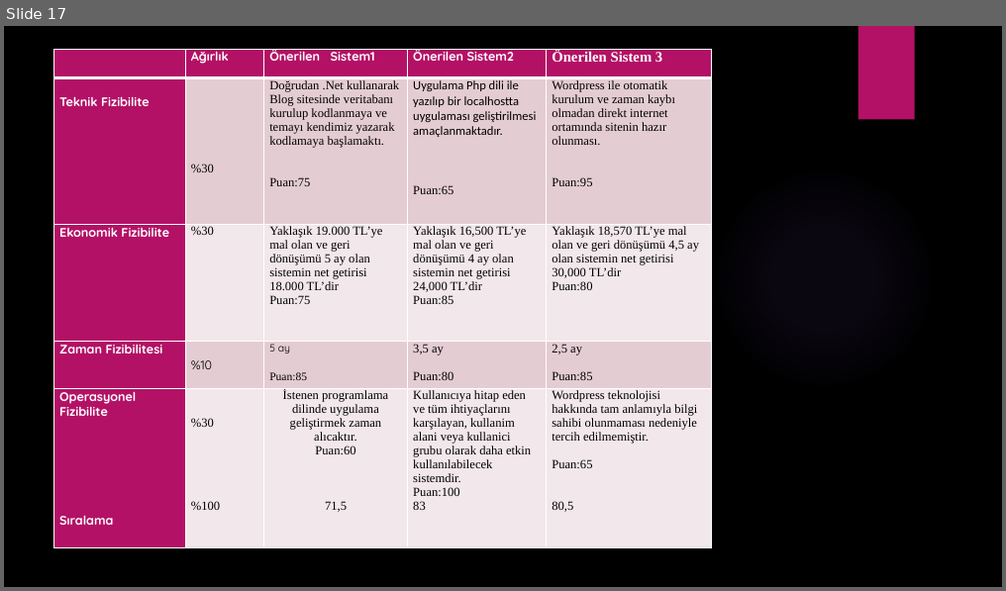
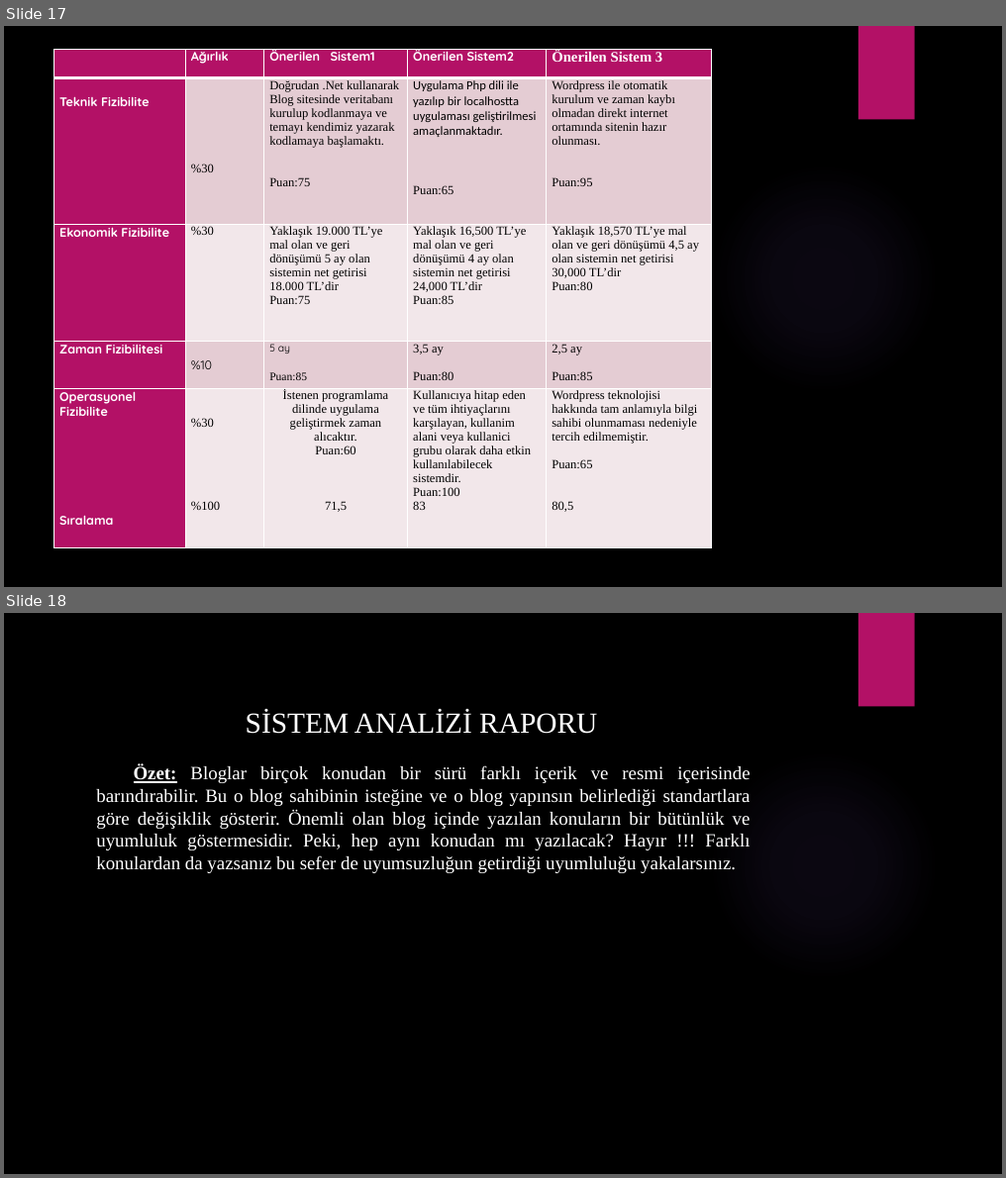
Before and after one commit to ekaraman89/Sistem-Analiz-ve-Tasar-m-, a slide deck: Sistem Analizi ve Tasarımı 1. Sunum.pptx. Shown one above the other, each under a label of ours: slide 17 before the commit, slides 17 and 18 after it. The pictures are 1006x591 and 1006x1178 pixels, drawn with LibreOffice and Linux fonts; fonts in the diff are those of the drawing; background and template pictures are left out. Boxes give left, top, right and bottom in pixels: in the first picture for what was removed or moved away, otherwise in the second. Text is boxed around its words. In the diff, an @@ line names an element or a change of style, - is before the commit and + after.

```diff
--- a/Sistem Analizi ve Tasarımı 1. Sunum.pptx
+++ b/Sistem Analizi ve Tasarımı 1. Sunum.pptx
@@ slide 18 added at [4,613,1002,1174], background picture (left out); not listed: 2 template elements that a slide beside it also shows @@
@@ text added at [96,710,750,873], 18 pt, text #FFFFFF @@
+SİSTEM ANALİZİ RAPORU
+Özet: Bloglar birçok konudan bir sürü farklı içerik ve resmi içerisinde barındırabilir. Bu o blog sahibinin isteğine ve o blog yapınsın belirlediği standartlara göre değişiklik gösterir. Önemli olan blog içinde yazılan konuların bir bütünlük ve uyumluluk göstermesidir. Peki, hep aynı konudan mı yazılacak? Hayır !!! Farklı konulardan da yazsanız bu sefer de uyumsuzluğun getirdiği uyumluluğu yakalarsınız.
```
Also in this commit, not shown: 1 other slide added, 2 slides removed.
